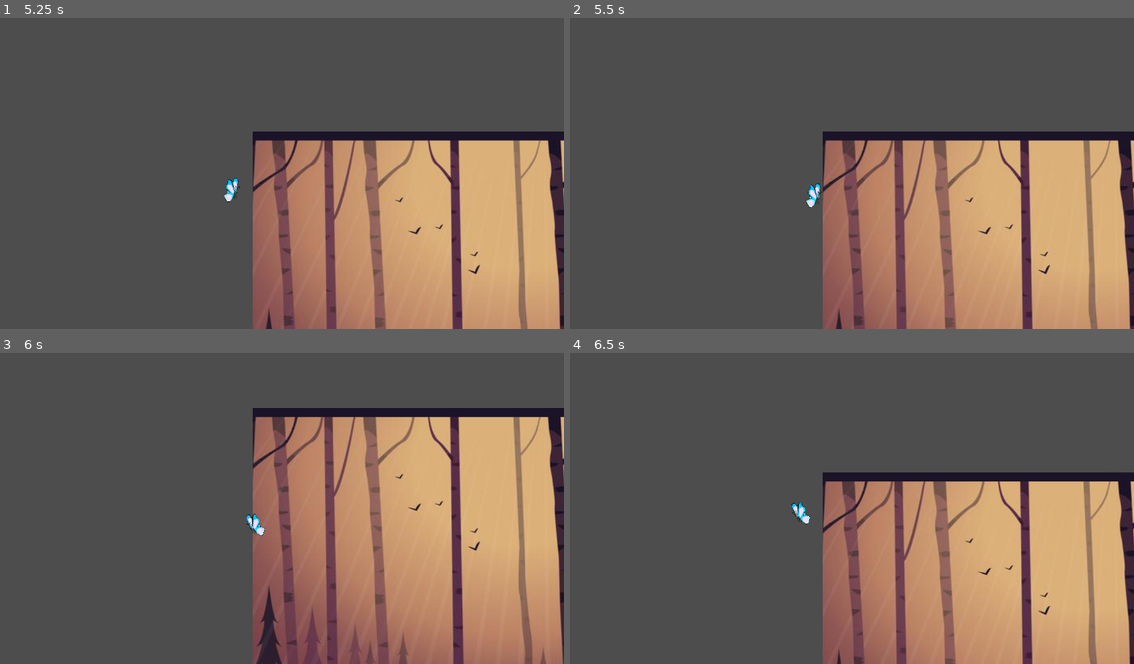
Above: before the commit, frames 1-4 (two rows, left to right).
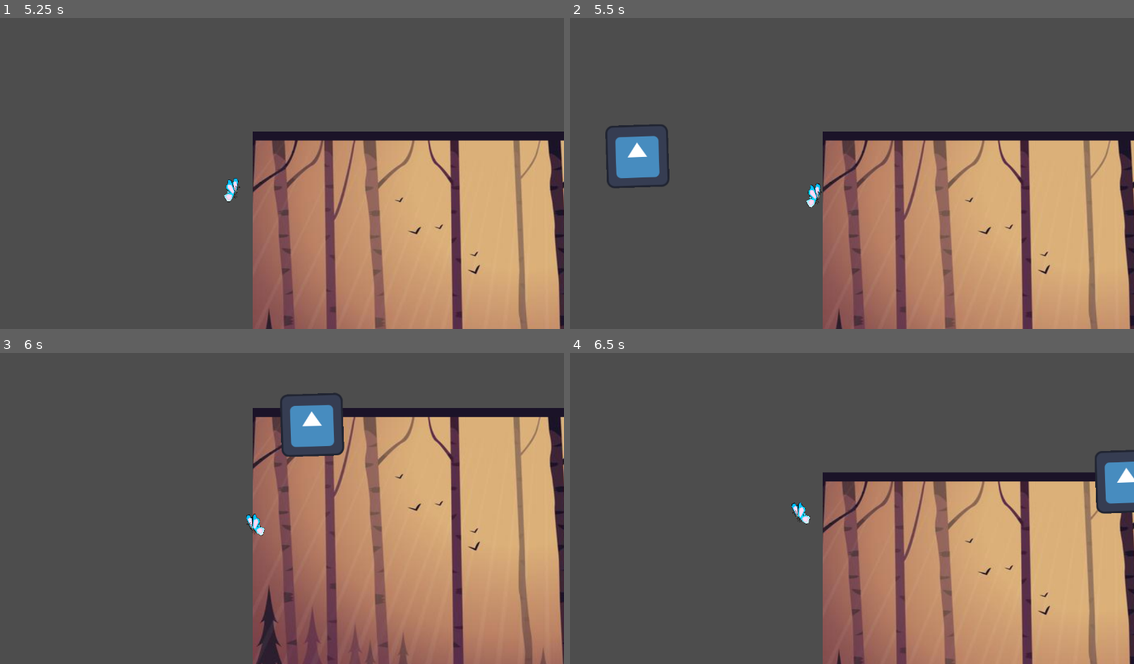
Above: after the commit, the same moments.

Repository: cyberpawwswo/povidlov_game
Game: Godot game, scene res://player/butterfly/test_map.tscn
Two runs of this game, one before a commit and one after it. Both use one fixed random seed, a clock stepped at 60 frames per second and the inputs below. The project has no main scene, so this scene is started directly. The engine's default icon, where the game draws it, is replaced by a stand-in: a white triangle on a blue panel in a dark square.
Inputs (mouse positions are in pixels of both pictures, inside the frame that each line leads up to):
- Up to frame 1 (5.25 s): tap Enter (ui_accept) at 0.5, 0.77, 1.52, 3.02, 3.77, 4.52 s; move the mouse to (406, 154) at 0.52 s; hold Right (ui_right) 0.53-2.03 s; click (406, 154) at 0.6 s; move the mouse to (169, 185) at 1.27 s; click (169, 185) at 1.35 s; move the mouse to (338, 101) at 2.02 s; hold Left (ui_left) 2.03-2.78 s; click (338, 101) at 2.1 s; move the mouse to (253, 232) at 2.77 s; hold Right (ui_right) 2.78-4.28 s; click (253, 232) at 2.85 s; move the mouse to (451, 217) at 3.52 s; click (451, 217) at 3.6 s; move the mouse to (112, 123) at 4.27 s; hold Left (ui_left) 4.28-5.03 s; click (112, 123) at 4.35 s; move the mouse to (310, 170) at 5.02 s; hold Right (ui_right) from 5.03 s (still down); click (310, 170) at 5.1 s
- Up to frame 2 (5.5 s): keep holding Right (ui_right)
- Up to frame 3 (6 s): move the mouse to (197, 427) at 5.77 s; release Right (ui_right) at 5.78 s; hold Left (ui_left) from 5.78 s (still down); click (197, 427) at 5.85 s
- Up to frame 4 (6.5 s): keep holding Left (ui_left); tap Enter (ui_accept) at 6.02 s

Frame 1 is identical in both runs. In frame 2, 1.3% of the frame differs, in the area x 6-18%, y 34-55%; in frame 3, 1.9%, in the area x 49-62%, y 12-34%; in frame 4, 1.1%.

Commit message:
add
add bird

Diff:
--- /dev/null
+++ b/player/butterfly/bird/bird.gd
@@ -0,0 +1,12 @@
+extends Node2D
+class_name Bird
+
+var rotation_attack: float
+
+var SPEED := 1000
+
+
+
+func _physics_process(delta: float) -> void:
+	var velocity = (Vector2.RIGHT*SPEED).rotated(global_rotation)
+	position += velocity*delta
--- /dev/null
+++ b/player/butterfly/bird/bird.tscn
@@ -0,0 +1,19 @@
+[gd_scene format=3 uid="uid://owiof66t641e"]
+
+[ext_resource type="Script" uid="uid://52xa3o5niymg" path="res://player/butterfly/bird/bird.gd" id="1_jvfxn"]
+[ext_resource type="Texture2D" uid="uid://bx40bofn7yy27" path="res://icon.svg" id="2_xnbn1"]
+
+[sub_resource type="RectangleShape2D" id="RectangleShape2D_xnbn1"]
+size = Vector2(126, 128)
+
+[node name="Bird" type="Node2D" unique_id=1541160346]
+script = ExtResource("1_jvfxn")
+
+[node name="Icon" type="Sprite2D" parent="." unique_id=1217566686]
+texture = ExtResource("2_xnbn1")
+
+[node name="StaticBody2D" type="StaticBody2D" parent="." unique_id=372138831]
+
+[node name="CollisionShape2D" type="CollisionShape2D" parent="StaticBody2D" unique_id=1922271084]
+position = Vector2(0, -1)
+shape = SubResource("RectangleShape2D_xnbn1")
--- /dev/null
+++ b/player/butterfly/bird/bird_spawner.gd
@@ -0,0 +1,55 @@
+extends Node2D
+
+@export var max_time: float
+@export var min_time: float
+
+@export var attack_height: float
+
+@export var start_distance := 1000
+@export var bird: PackedScene
+
+@export var enable := true
+
+
+@onready var timer := $Timer
+
+var player: Butterfly
+
+func _ready() -> void:
+	for i in get_parent().get_children():
+		if i is Butterfly:
+			player = i
+			break
+
+	timer.wait_time = randf_range(min_time, max_time)
+	timer.start()
+
+
+#func get_position_for_notification(bd_pos: Vector2):
+	#var viewport = get_viewport_rect()
+	#print(viewport.position, " ", player.global_position)
+	#var points = [viewport.position, Vector2(viewport.end.x, viewport.position.y),
+		#viewport.end, Vector2(viewport.position.x, viewport.end.y)]
+	#var point: Vector2
+	#for p in points.size()-1:
+ 		#point = Geometry2D.line_intersects_line(
+			#points[p], points[p]-points[p+1],
+			#player.global_position, player.global_position-bd_pos
+		#)
+		#if point != null:
+			#return point
+
+func _on_timer_timeout() -> void:
+	print("attack")
+	if get_player_height() >= attack_height and enable:
+		var vec_at = (Vector2.RIGHT*start_distance).rotated(randf_range(0, 2*PI))
+		var start_pos = player.global_position + vec_at
+		var bd = bird.instantiate() as Bird
+		get_parent().add_child(bd)
+		bd.global_position = start_pos
+		bd.look_at(player.global_position)
+
+
+
+func get_player_height() -> float:
+	return attack_height
--- /dev/null
+++ b/player/butterfly/bird/bird_spawner.tscn
@@ -0,0 +1,14 @@
+[gd_scene format=3 uid="uid://vuvlobm3d5dg"]
+
+[ext_resource type="Script" uid="uid://crvgalen20t8b" path="res://player/butterfly/bird/bird_spawner.gd" id="1_0nc1r"]
+[ext_resource type="PackedScene" uid="uid://owiof66t641e" path="res://player/butterfly/bird/bird.tscn" id="2_tpndo"]
+
+[node name="BirdSpawner" type="Node2D" unique_id=1706491592]
+script = ExtResource("1_0nc1r")
+max_time = 5.0
+min_time = 4.0
+bird = ExtResource("2_tpndo")
+
+[node name="Timer" type="Timer" parent="." unique_id=554353322]
+
+[connection signal="timeout" from="Timer" to="." method="_on_timer_timeout"]
--- a/player/butterfly/test_map.tscn
+++ b/player/butterfly/test_map.tscn
@@ -3,6 +3,7 @@
 [ext_resource type="Texture2D" uid="uid://4dhcgn3tyikj" path="res://player/butterfly/player/vector-forest-landscape-illustration.jpg" id="1_biaqq"]
 [ext_resource type="PackedScene" uid="uid://dapbscxj5pqni" path="res://player/butterfly/player/butterfly.tscn" id="2_u3mhw"]
 [ext_resource type="PackedScene" uid="uid://buwossh8o61xo" path="res://player/butterfly/flowers/chamomile.tscn" id="3_s2hvg"]
+[ext_resource type="PackedScene" uid="uid://vuvlobm3d5dg" path="res://player/butterfly/bird/bird_spawner.tscn" id="4_8ftm8"]
 
 [node name="TestMap" type="Node2D" unique_id=1487573391]
 
@@ -20,3 +21,6 @@
 
 [node name="Chamomile" parent="." unique_id=1191199222 instance=ExtResource("3_s2hvg")]
 position = Vector2(1739, 619)
+
+[node name="BirdSpawner" parent="." unique_id=1706491592 instance=ExtResource("4_8ftm8")]
+position = Vector2(1839, 189)
Not shown, added: player/butterfly/bird/bird.gd.uid
Not shown, added: player/butterfly/bird/bird_spawner.gd.uid
Binary file added: player/butterfly/bird/converted-image.png
Not shown, added: player/butterfly/bird/converted-image.png.import
